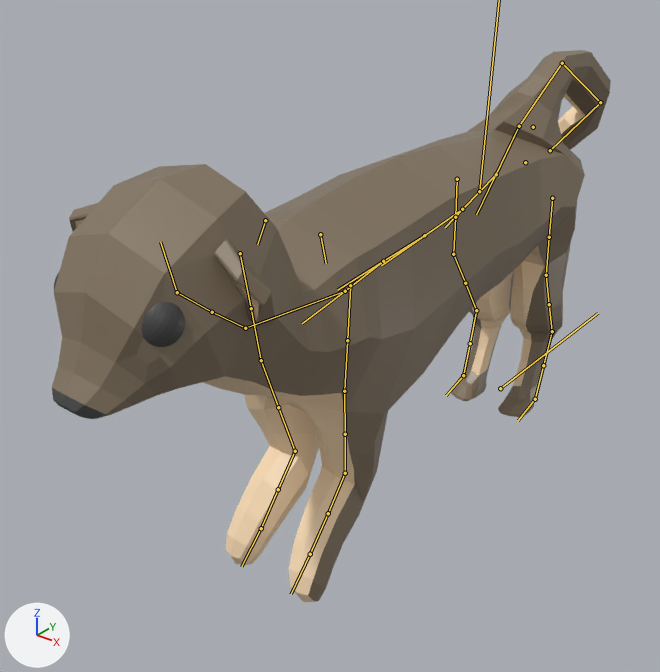
Two versions of the FBX model Zoo game/Assets/Mongoose.fbx, one commit apart.
One viewpoint serves both versions: a 50 mm lens placed at (2.61, -5.2, 3.17), pointed at (-0.32, -1.54, 0.9). The axes (+X, +Y, +Z) are drawn at lower left. The lights are the same throughout. Both versions are drawn at frame 1 of the action 'rig|Idle'; the numbers are the values there. The bones that bend it are drawn over the model as lines.
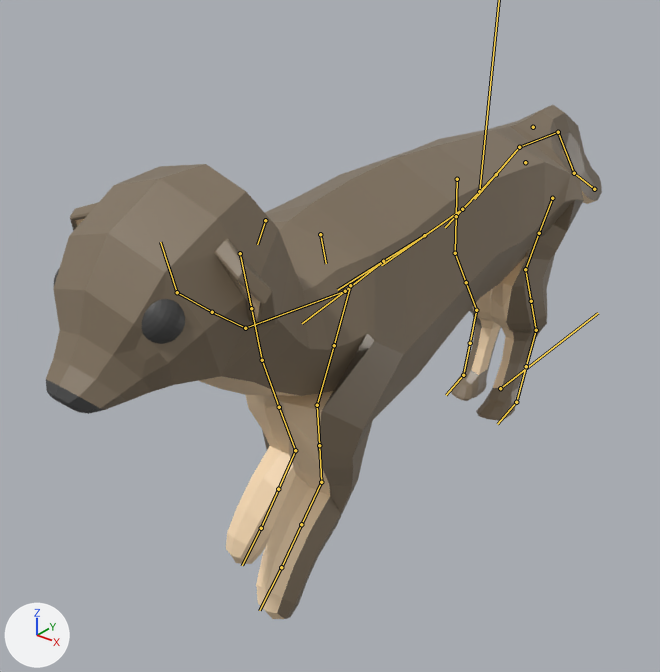
The change, as a diff of the scene's bpy script:
```diff
--- a/Zoo game/Assets/Mongoose.fbx.py
+++ b/Zoo game/Assets/Mongoose.fbx.py
@@ bone_spine_003 @@
 bone_spine_003 = bpy.data.objects['rig'].pose.bones['spine.003']  # child of 'MCH-ROT-tail'
-bone_spine_003.rotation_quaternion = (0.948, 0.281, -0.048, -0.143)  # degrees (33, -1, -17)
+bone_spine_003.rotation_quaternion = (0.99, -0.142, 0.0, 0.0)  # degrees (-16, 0, 0)
@@ bone_spine_002 @@
 bone_spine_002 = bpy.data.objects['rig'].pose.bones['spine.002']  # child of 'spine.003'
-bone_spine_002.rotation_quaternion = (0.861, -0.472, -0.047, 0.184)  # degrees (-57, 5, 21)
+bone_spine_002.rotation_quaternion = (0.93, -0.367, 0.0, 0.0)  # degrees (-43, 0, 0)
@@ bone_spine_001 @@
 bone_spine_001 = bpy.data.objects['rig'].pose.bones['spine.001']  # child of 'spine.002'
-bone_spine_001.rotation_quaternion = (0.774, -0.433, 0.391, -0.246)  # degrees (-70, 23, -51)
+bone_spine_001.rotation_quaternion = (0.953, -0.304, -0.019, -0.007)  # degrees (-35, -2, 0)
@@ bone_spine @@
 bone_spine = bpy.data.objects['rig'].pose.bones['spine']  # child of 'spine.001'
-bone_spine.rotation_quaternion = (0.781, -0.625, -0.013, 0.013)  # degrees (-77, 0, 2)
+bone_spine.rotation_quaternion = (0.99, 0.141, -0.019, -0.001)  # degrees (16, -2, 0)
@@ bone_def_spine_001 @@
 bone_def_spine_001 = bpy.data.objects['rig'].pose.bones['DEF-spine.001']  # child of 'DEF-spine'
-bone_def_spine_001.rotation_quaternion = (0.781, 0.624, 0.0, 0.024)  # degrees (77, -2, 2)
+bone_def_spine_001.rotation_quaternion = (0.99, -0.141, 0.0, -0.004)  # degrees (-16, 0, 0)
@@ bone_def_spine_002 @@
 bone_def_spine_002 = bpy.data.objects['rig'].pose.bones['DEF-spine.002']  # child of 'DEF-spine.001'
-bone_def_spine_002.rotation_quaternion = (0.849, 0.278, -0.014, -0.448)  # degrees (30, 13, -52)
+bone_def_spine_002.rotation_quaternion = (0.953, 0.303, -0.017, 0.011)  # degrees (35, -2, 1)
@@ bone_def_spine_003 @@
 bone_def_spine_003 = bpy.data.objects['rig'].pose.bones['DEF-spine.003']  # child of 'DEF-spine.002'
-bone_def_spine_003.rotation_quaternion = (0.76, 0.491, 0.397, 0.15)  # degrees (77, 27, 44)
+bone_def_spine_003.rotation_quaternion = (0.93, 0.367, -0.021, 0.0)  # degrees (43, -2, -1)
@@ bone_def_thigh_l @@
 bone_def_thigh_l = bpy.data.objects['rig'].pose.bones['DEF-thigh.L']  # child of 'ORG-spine.005'
-bone_def_thigh_l.rotation_quaternion = (0.859, -0.51, 0.0, 0.041)  # degrees (-61, 2, 4)
-bone_def_thigh_l.scale = (1.0, 1.0, 1.0)
+bone_def_thigh_l.rotation_quaternion = (0.553, -0.833, 0.0, 0.001)  # degrees (-113, 0, 0)
+bone_def_thigh_l.scale = (1.01, 0.99, 1.01)
@@ bone_def_shin_l @@
 bone_def_shin_l = bpy.data.objects['rig'].pose.bones['DEF-shin.L']  # child of 'DEF-thigh.L.001'
-bone_def_shin_l.rotation_quaternion = (0.988, -0.154, -0.009, 0.006)  # degrees (-18, -1, 1)
-bone_def_shin_l.scale = (1.0, 1.0, 1.0)
+bone_def_shin_l.rotation_quaternion = (0.956, 0.291, -0.01, 0.018)  # degrees (34, -2, 2)
+bone_def_shin_l.scale = (1.0, 0.98, 1.02)
@@ bone_def_foot_l @@
 bone_def_foot_l = bpy.data.objects['rig'].pose.bones['DEF-foot.L']  # child of 'DEF-shin.L.001'
-bone_def_foot_l.rotation_quaternion = (0.998, -0.066, 0.018, 0.013)  # degrees (-8, 2, 1)
+bone_def_foot_l.rotation_quaternion = (0.994, -0.104, 0.003, 0.021)  # degrees (-12, 1, 2)
@@ bone_def_front_thigh_l @@
 bone_def_front_thigh_l = bpy.data.objects['rig'].pose.bones['DEF-front_thigh.L']  # child of 'ORG-shoulder.L'
-bone_def_front_thigh_l.rotation_quaternion = (0.983, -0.146, 0.0, 0.11)  # degrees (-17, 2, 12)
-bone_def_front_thigh_l.scale = (0.93, 1.16, 0.93)
+bone_def_front_thigh_l.rotation_quaternion = (0.88, -0.467, 0.0, 0.091)  # degrees (-56, 5, 9)
+bone_def_front_thigh_l.scale = (0.99, 1.03, 0.99)
@@ bone_def_front_shin_l @@
 bone_def_front_shin_l = bpy.data.objects['rig'].pose.bones['DEF-front_shin.L']  # child of 'DEF-front_thigh.L.001'
-bone_def_front_shin_l.rotation_quaternion = (1.0, -0.015, -0.005, 0.001)  # degrees (-2, -1, 0)
-bone_def_front_shin_l.scale = (1.0, 1.01, 1.0)
+bone_def_front_shin_l.rotation_quaternion = (0.948, 0.319, -0.015, 0.009)  # degrees (37, -2, 0)
+bone_def_front_shin_l.scale = (1.0, 1.02, 0.98)
@@ bone_def_front_foot_l @@
 bone_def_front_foot_l = bpy.data.objects['rig'].pose.bones['DEF-front_foot.L']  # child of 'DEF-front_shin.L.001'
-bone_def_front_foot_l.rotation_quaternion = (0.841, -0.539, 0.028, 0.038)  # degrees (-65, 5, 2)
-bone_def_front_foot_l.scale = (1.08, 1.04, 0.91)
+bone_def_front_foot_l.rotation_quaternion = (0.837, -0.546, 0.017, 0.034)  # degrees (-66, 4, 2)
+bone_def_front_foot_l.scale = (1.01, 1.01, 0.98)
```

Pixel boxes (x1, y1, x2, y2) of what changed, in the pictures (660 x 672 px):
'Cube.009', posed (7% shorter)
    before: (52, 50, 611, 602)
    after: (46, 105, 602, 619)
bone 'spine.003', root to tip
    before: (496, 174) to (519, 126)
    after: (496, 174) to (519, 147)
bone 'spine.002', root to tip
    before: (519, 126) to (562, 63)
    after: (519, 147) to (558, 132)
bone 'spine.001', root to tip
    before: (562, 63) to (600, 102)
    after: (558, 132) to (574, 173)
bone 'spine', root to tip
    before: (600, 102) to (550, 150)
    after: (574, 173) to (594, 189)
bone 'DEF-spine.001', root to tip
    before: (600, 102) to (562, 63)
    after: (574, 173) to (558, 132)
bone 'DEF-spine.002', root to tip
    before: (562, 63) to (519, 126)
    after: (558, 132) to (519, 147)
bone 'DEF-spine.003', root to tip
    before: (519, 126) to (476, 214)
    after: (519, 147) to (474, 199)
bone 'DEF-thigh.L', root to tip
    before: (552, 198) to (549, 237)
    after: (552, 198) to (539, 233)
bone 'DEF-shin.L', root to tip
    before: (546, 275) to (549, 304)
    after: (525, 269) to (531, 301)
bone 'DEF-foot.L', root to tip
    before: (552, 331) to (543, 365)
    after: (536, 330) to (526, 366)
bone 'DEF-front_thigh.L', root to tip
    before: (350, 285) to (347, 340)
    after: (350, 285) to (334, 345)
bone 'DEF-front_shin.L', root to tip
    before: (344, 391) to (345, 434)
    after: (317, 405) to (319, 445)
bone 'DEF-front_foot.L', root to tip
    before: (345, 473) to (328, 513)
    after: (321, 482) to (301, 524)
